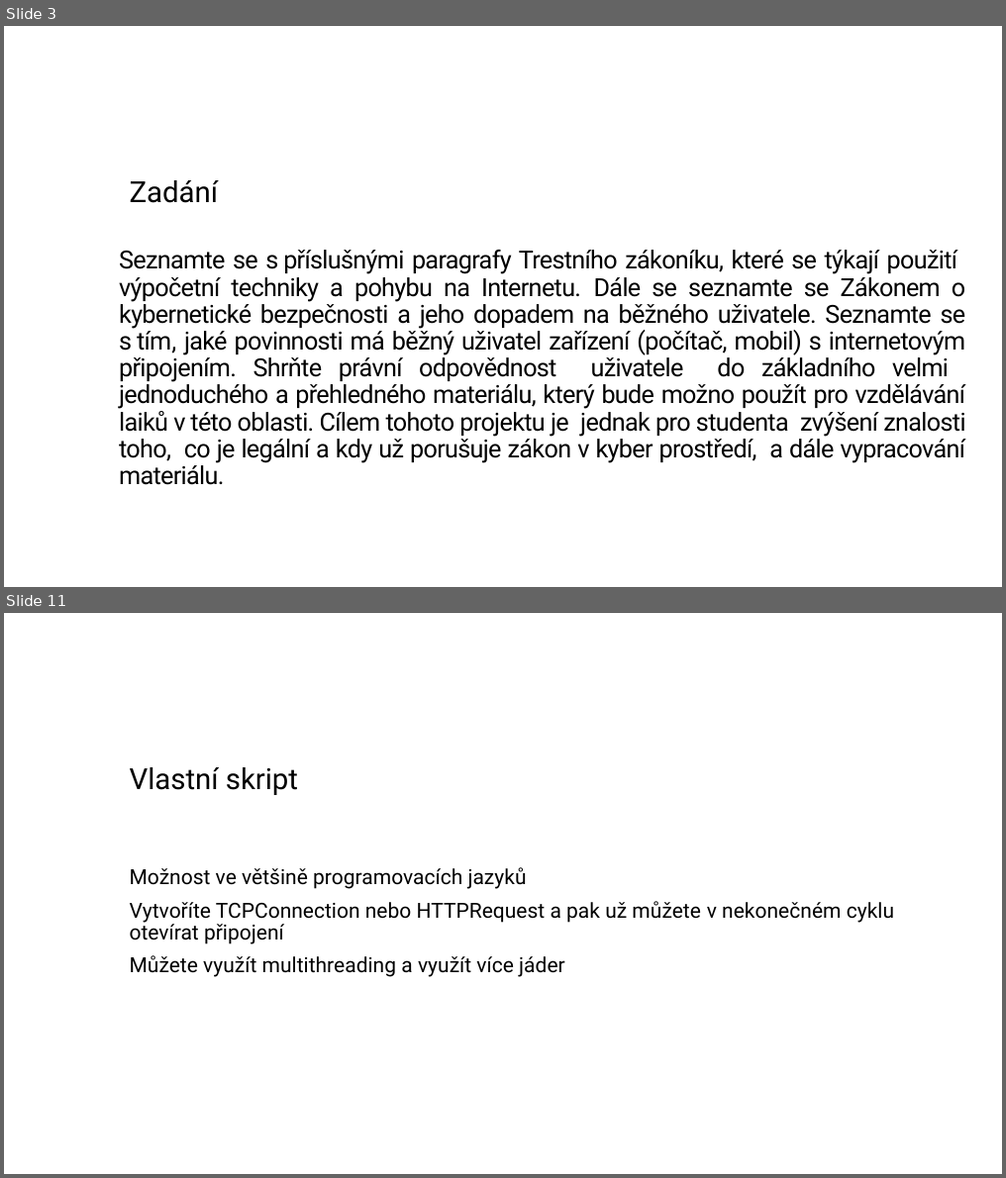
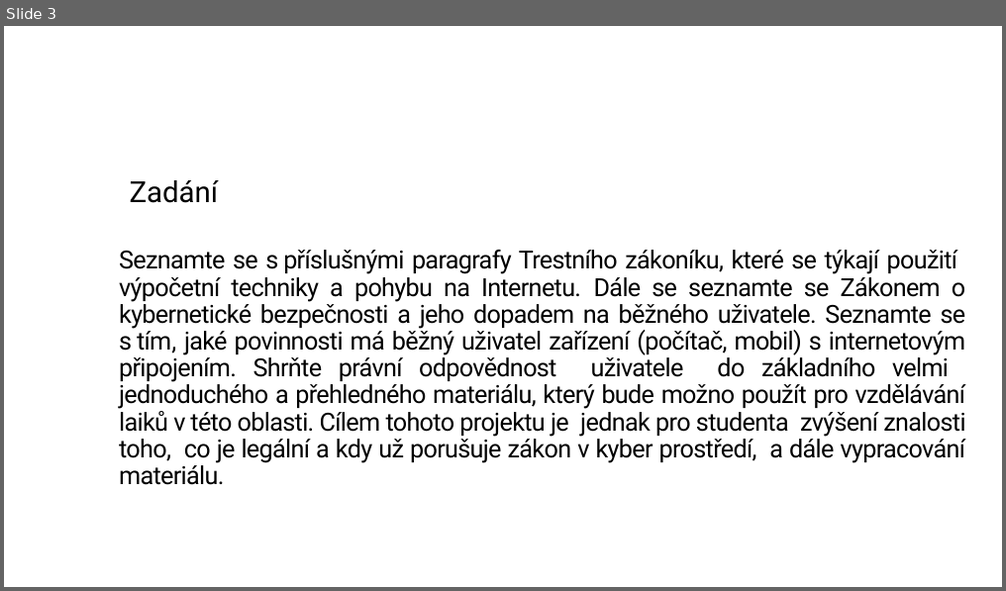
Before and after one commit to zimice/pr2_it_use, a slide deck: Kochanek_projekt_II_it_use_liability.pptx. Shown one above the other, each under a label of ours: slides 3 and 11 before the commit, slide 3 after it; the slides between them are not shown. The pictures are 1006x1178 and 1006x591 pixels, drawn with LibreOffice and Linux fonts; fonts in the diff are those of the drawing; background and template pictures are left out. Boxes give left, top, right and bottom in pixels: in the first picture for what was removed or moved away, otherwise in the second. Text is boxed around its words. In the diff, an @@ line names an element or a change of style, - is before the commit and + after.

```diff
--- a/Kochanek_projekt_II_it_use_liability.pptx
+++ b/Kochanek_projekt_II_it_use_liability.pptx
@@ slide 11 removed at (4,613,1002,1174), background #FFFFFF @@
@@ title removed at (130,767,298,795) @@
-Vlastní skript
@@ text removed at (130,867,894,977) @@
-Možnost ve většině programovacích jazyků
-Vytvoříte TCPConnection nebo HTTPRequest a pak už můžete v nekonečném cyklu otevírat připojení
-Můžete využít multithreading a využít více jáder
```
Also in this commit, not shown: 2 slides changed, 3 slides added, 14 other slides removed.
